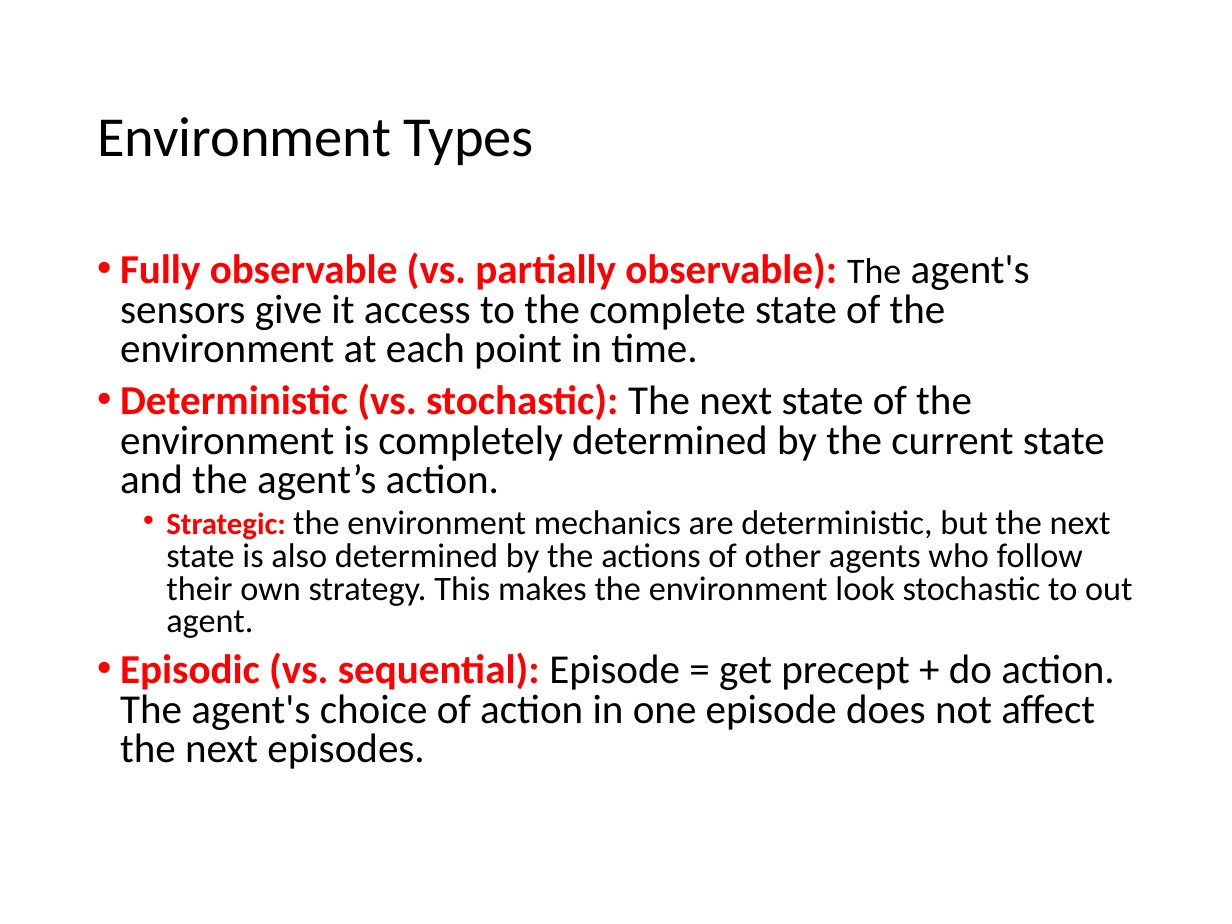
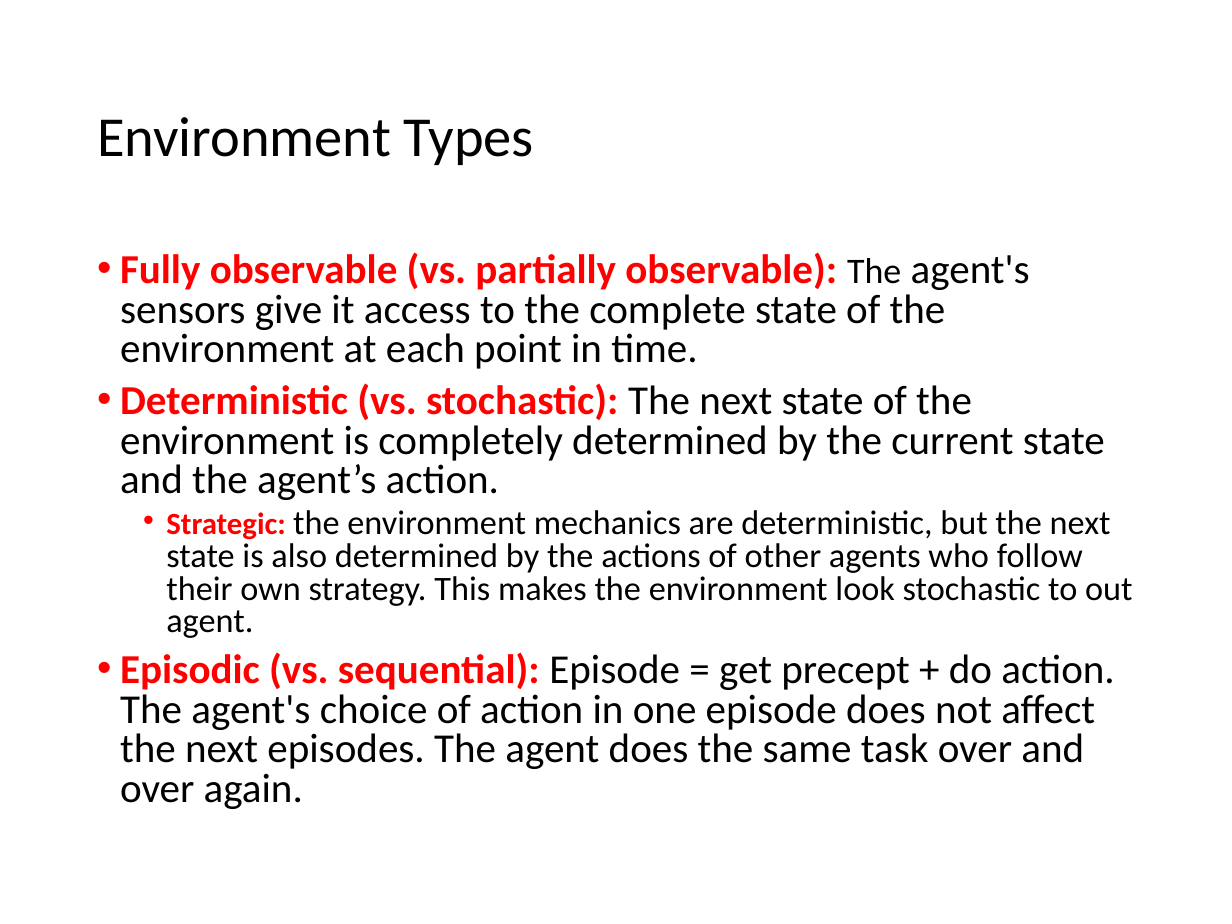
Before and after one commit to mhahsler/CS7320-AI, a slide deck: slide 15 of slides/02_agents.pptx. Drawn at 1232x924 pixels with LibreOffice and Linux fonts; fonts in the diff are those of the drawing. Boxes give left, top, right and bottom in pixels: in the first picture for what was removed or moved away, otherwise in the second. Text is boxed around its words. In the diff, an @@ line names an element or a change of style, - is before the commit and + after.

```diff
--- a/slides/02_agents.pptx
+++ b/slides/02_agents.pptx
@@ text at (120,652,1114,809): text changed @@
-• Episodic (vs. sequential): Episode = get precept + do action.
-  The agent's choice of action in one episode does not affect the next episodes.
+• Episodic (vs. sequential): Episode = get precept + do action.
+  The agent's choice of action in one episode does not affect the next episodes. The agent does the same task over and over again.
```
Also in this commit, not shown: 5 other slides changed, 1 slide added, 1 other file.
